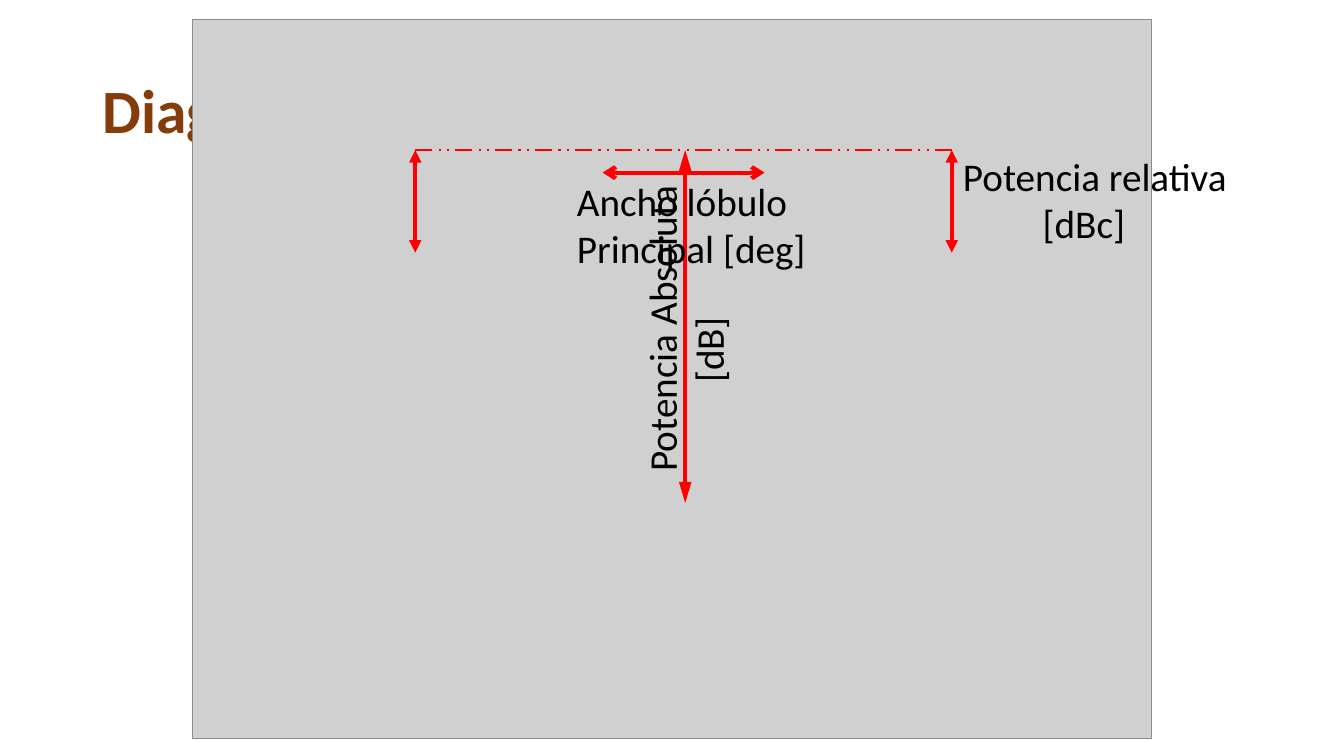
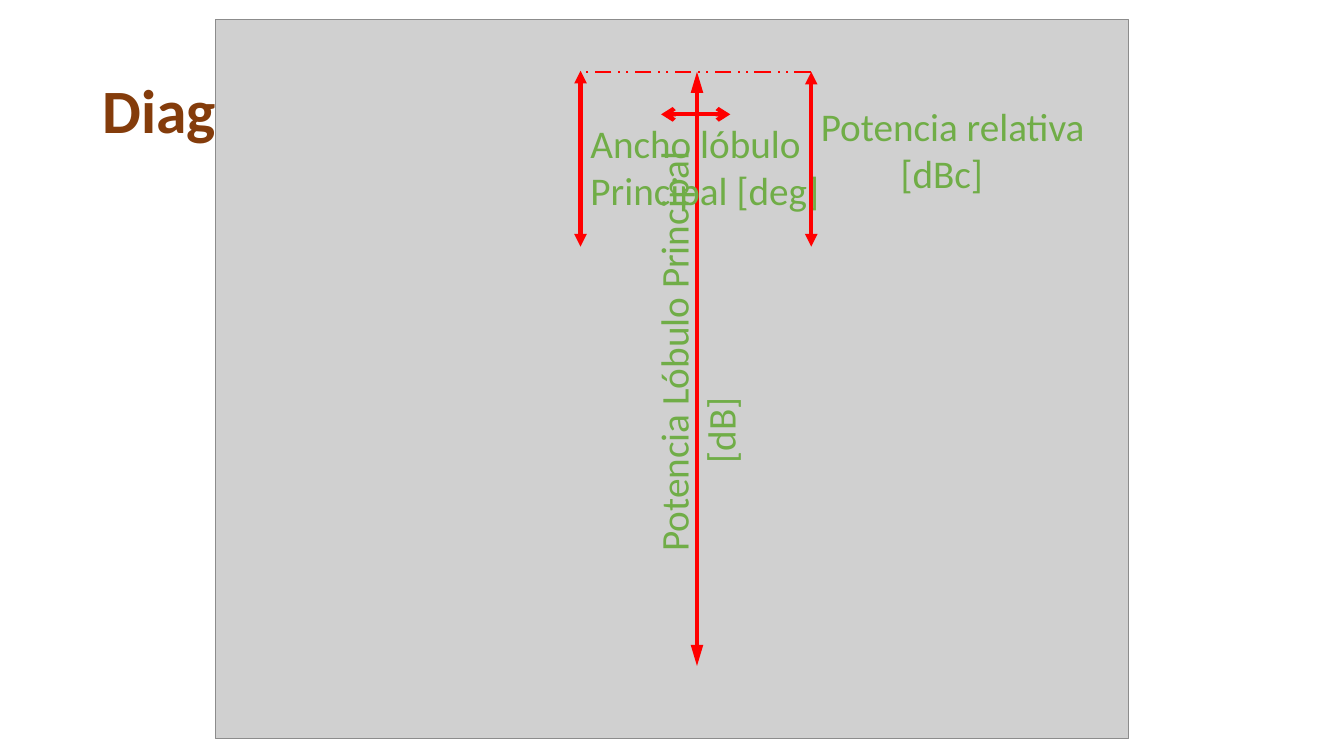
Before and after one commit to franciscoSoler/Polarimetric-Antenna-Calibrator, a slide deck: slide 9 of written/presentation/tesisInformatica.pptm. Drawn at 1344x756 pixels with LibreOffice and Linux fonts; fonts in the diff are those of the drawing; grey boxes stand for pictures. Boxes give left, top, right and bottom in pixels: in the first picture for what was removed or moved away, otherwise in the second. Text is boxed around its words. In the diff, an @@ line names an element or a change of style, - is before the commit and + after.

```diff
--- a/written/presentation/tesisInformatica.pptm
+++ b/written/presentation/tesisInformatica.pptm
@@ picture: place and size @@
-picture at (193,19,1152,739)
+picture at (216,19,1129,739)
@@ line moved from (952, 150) - (415, 150) to (812, 72) - (581, 72) @@
@@ double arrow moved from (415, 253) - (415, 150) to (581, 247) - (581, 71) @@
@@ double arrow moved from (686, 150) - (686, 503) to (697, 72) - (697, 666) @@
@@ double arrow moved from (952, 253) - (952, 150) to (812, 247) - (812, 72) @@
@@ text "Ancho lóbulo": place and size @@
-text "Ancho lóbulo" at (577,187,805,273)
+text "Ancho lóbulo" at (590,131,819,215)
@@ text "Ancho lóbulo" at (590,131,819,215): text colour #000000 to #70AD47 @@
@@ double arrow moved from (603, 172) - (765, 172) to (661, 114) - (731, 114) @@
@@ text "Potencia relativa" at (821,114,1085,194): text colour #000000 to #70AD47 @@
@@ text "Potencia relativa": place and size @@
-text "Potencia relativa" at (963,158,1227,244)
+text "Potencia relativa" at (821,114,1085,194)
@@ text "Potencia Lóbulo Principal": place and size @@
-text "Potencia Lóbulo Principal" at (639,200,735,467)
+text "Potencia Lóbulo Principal" at (651,165,746,547)
@@ text at (651,165,699,547): text changed; text colour #000000 to #70AD47 @@
-Potencia Absoluta
+Potencia Lóbulo Principal
@@ text at (698,403,746,461): text colour #000000 to #70AD47 in "[dB]" @@
```
Also in this commit, not shown: 18 other slides changed, 12 slides added, 6 slides removed, 10 other files.
